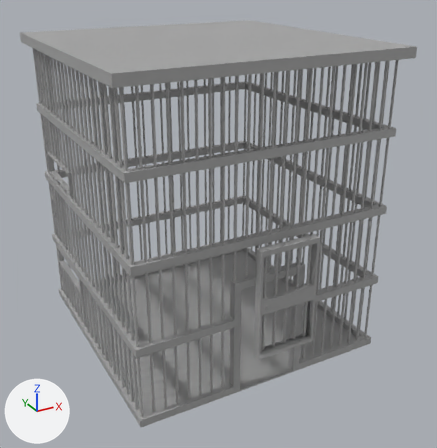
The FBX model Assets/3D Models/Furniture/cageWithHole.fbx: old version first, new version second.
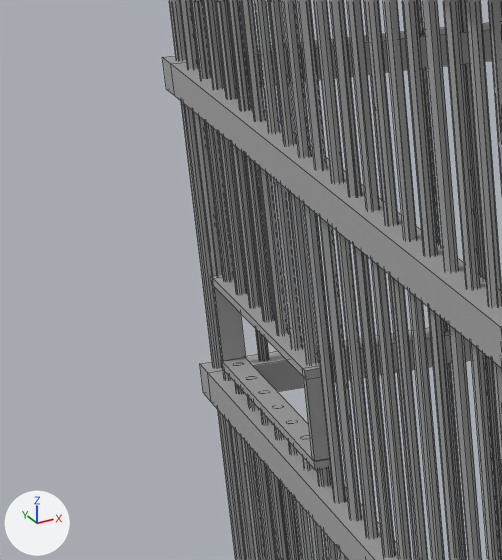
The first picture shows the older version from a 50 mm lens placed at (-5.22, -10.13, 7.23), pointed at (0.11, -0.45, 2.39). The close-ups show both versions on the part from 0% to 26% of the width and 20% to 48% of the height of that picture; other places that the commit changed are outside them. Arrows for +X, +Y and +Z are at lower left; the lights stay in place. The close-ups show mesh edges as thin lines. Where no turn or scale is listed for an object, it has been applied to the vertices.

The first close-up shows 'Cage With Hole'.
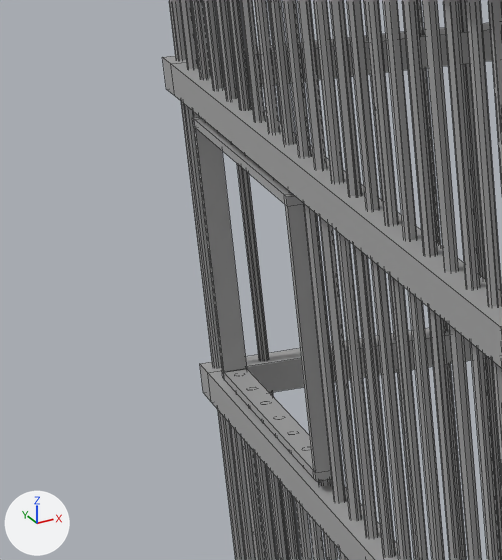
Location of each change, (x1, y1, x2, y2) in pixels of the close-ups (502 x 560 px):
```json
{"part": 1, "of": "me_cylinder_003", "change": "built on", "before": [191, 0, 338, 560], "after": [191, 0, 338, 560]}
```

The change, as JSON lines over the scene's bpy script:
```json
{"block": "me_cylinder_003", "where": "# used by ob_cage_with_hole; location = (0.0, 0.0, 0.0)"}
{"op": "remove", "block": "me_cylinder_003", "code": "me_cylinder_003.from_pydata(...)  # 2023 vertices, 1500 faces; spans x -2.52..2.52, y -2.54..2.52, z 0.0..5.88"}
{"op": "add", "block": "me_cylinder_003", "code": "me_cylinder_003.from_pydata(...)  # 2023 vertices, 1508 faces; spans x -2.52..2.52, y -2.54..2.52, z 0.0..5.88"}
{"block": "me_cylinder_003", "change": "me_cylinder_003 part 1"}
{"block": "me_cylinder_003", "change": "12 vertices are removed from x -2.51..-2.4, y 0.58..2.1, z 3.13..3.18"}
{"block": "me_cylinder_003", "change": "14 faces are deleted"}
{"block": "me_cylinder_003", "change": "114 vertices in x -2.51..-2.4, y 0.58..2.1, z 3.54..3.57 move by (0.0, 0.0, 0.74)"}
{"block": "me_cylinder_003", "change": "106 vertices in x -2.48..-2.43, y 0.65..2.04, z 3.17 move by (0.0, 0.0, -0.05)"}
{"block": "me_cylinder_003", "change": "8 vertices in x -2.51..-2.4, y 0.58..2.1, z 3.54 move by (0.0, 0.0, 0.73)"}
{"block": "me_cylinder_003", "change": "4 vertices in x -2.51..-2.4, y 0.62..2.07, z 3.18 move by (0.0, 0.0, -0.06)"}
{"block": "me_cylinder_003", "change": "16 vertices are added at x -2.51..-2.4, y 0.58..2.1, z 3.08..3.12"}
{"block": "me_cylinder_003", "change": "22 new faces join them"}
```
